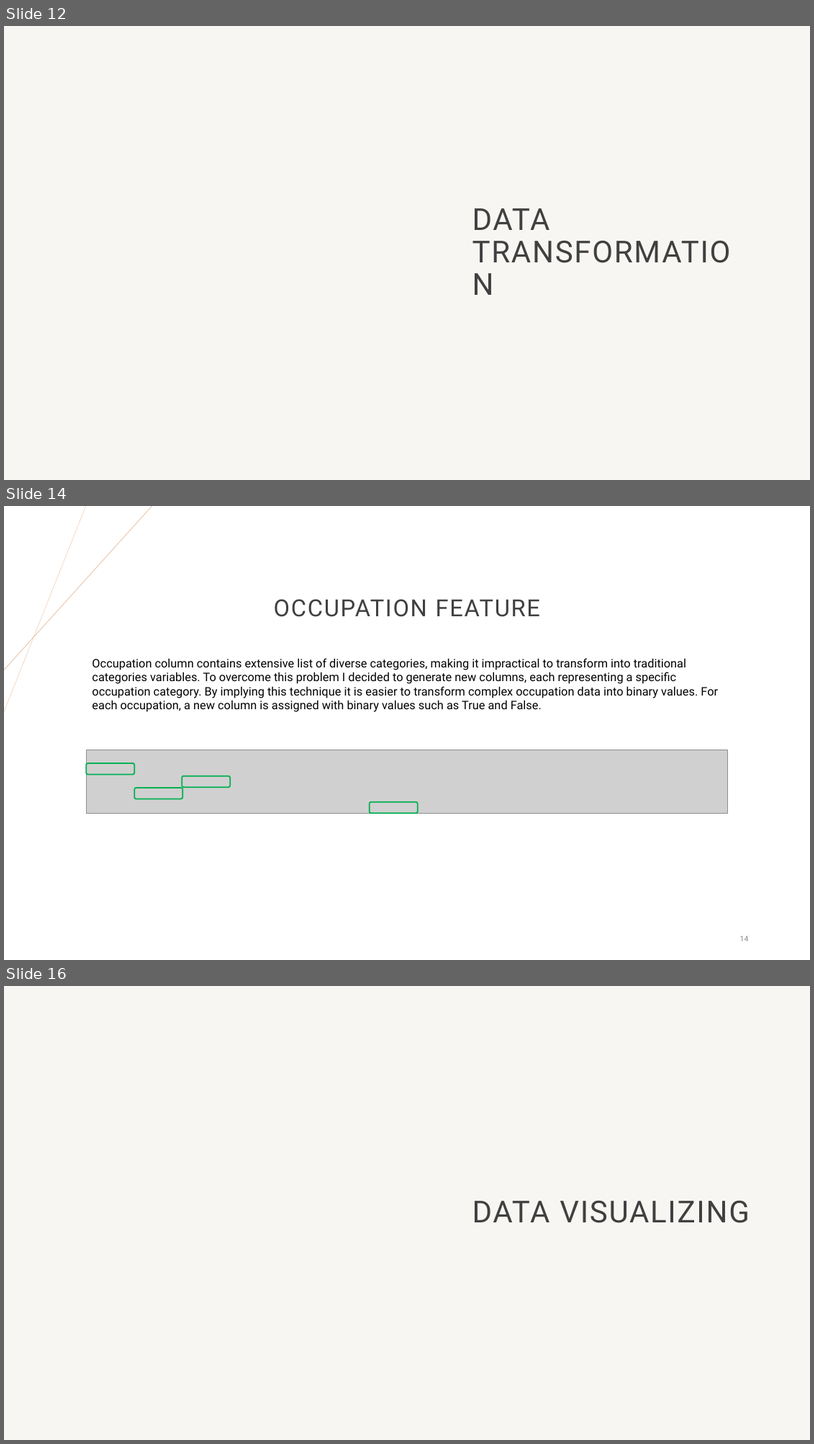
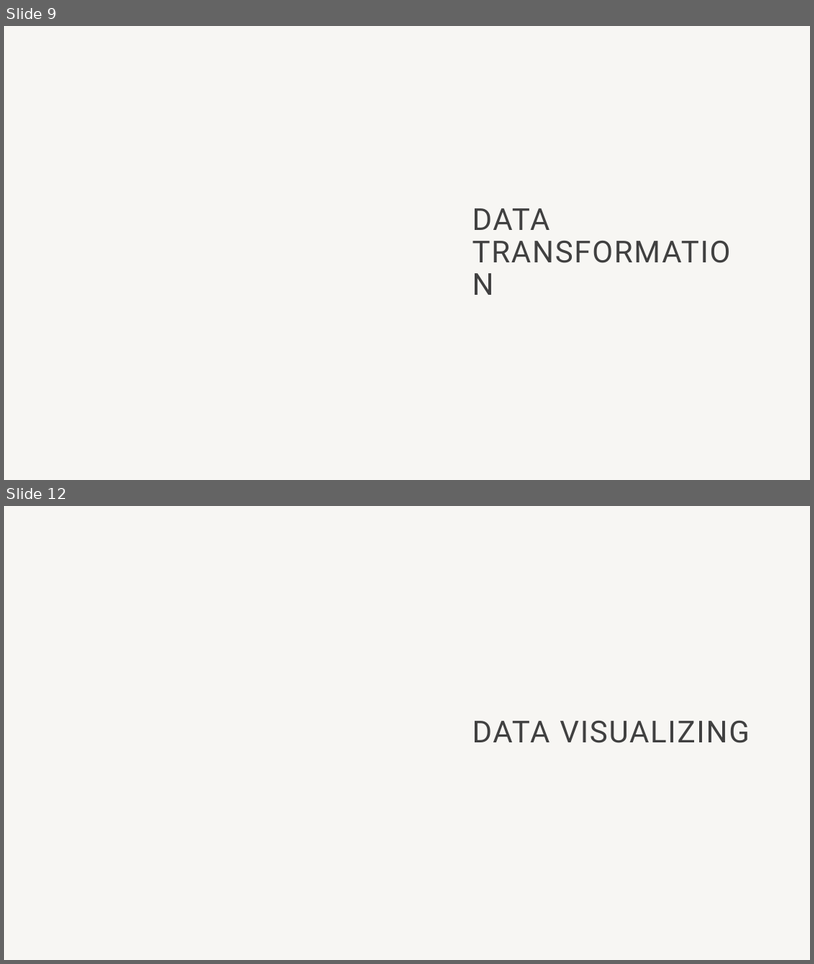
Before and after one commit to Hetansh-patel/Income-Prediction-With-R, a slide deck: R Project.pptx. Shown one above the other, each under a label of ours: slides 12, 14 and 16 before the commit, slides 9 and 12 after it; the slides between them are not shown. The pictures are 814x1444 and 814x964 pixels, drawn with LibreOffice and Linux fonts; fonts in the diff are those of the drawing; grey boxes stand for pictures; background and template pictures are left out. Boxes give left, top, right and bottom in pixels: in the first picture for what was removed or moved away, otherwise in the second. Text is boxed around its words. In the diff, an @@ line names an element or a change of style, - is before the commit and + after.

```diff
--- a/R Project.pptx
+++ b/R Project.pptx
@@ slide 14 removed at <box>4,506,810,960</box>, background #FFFFFF @@
@@ line removed from (85, 506) to (4, 712) @@
@@ line removed from (152, 506) to (4, 670) @@
@@ title removed at <box>274,599,540,617</box> @@
-OCCUPATION FEATURE
@@ text removed at <box>92,658,718,712</box> @@
-Occupation column contains extensive list of diverse categories, making it impractical to transform into traditional categories variables. To overcome this problem I decided to generate new columns, each representing a specific occupation category. By implying this technique it is easier to transform complex occupation data into binary values. For each occupation, a new column is assigned with binary values such as True and False.
@@ picture removed at <box>86,750,728,813</box> @@
@@ rounded rectangle removed at <box>86,763,134,775</box> @@
@@ rounded rectangle removed at <box>182,776,230,788</box> @@
@@ rounded rectangle removed at <box>134,788,183,799</box> @@
@@ rounded rectangle removed at <box>369,802,418,813</box> @@
@@ page number removed at <box>741,935,749,941</box> @@
-14
@@ what was slide 12 is now slide 9 @@
@@ what was slide 16 is now slide 12 @@
```
Also in this commit, not shown: 9 slides changed, 11 slides added, 12 other slides removed.
